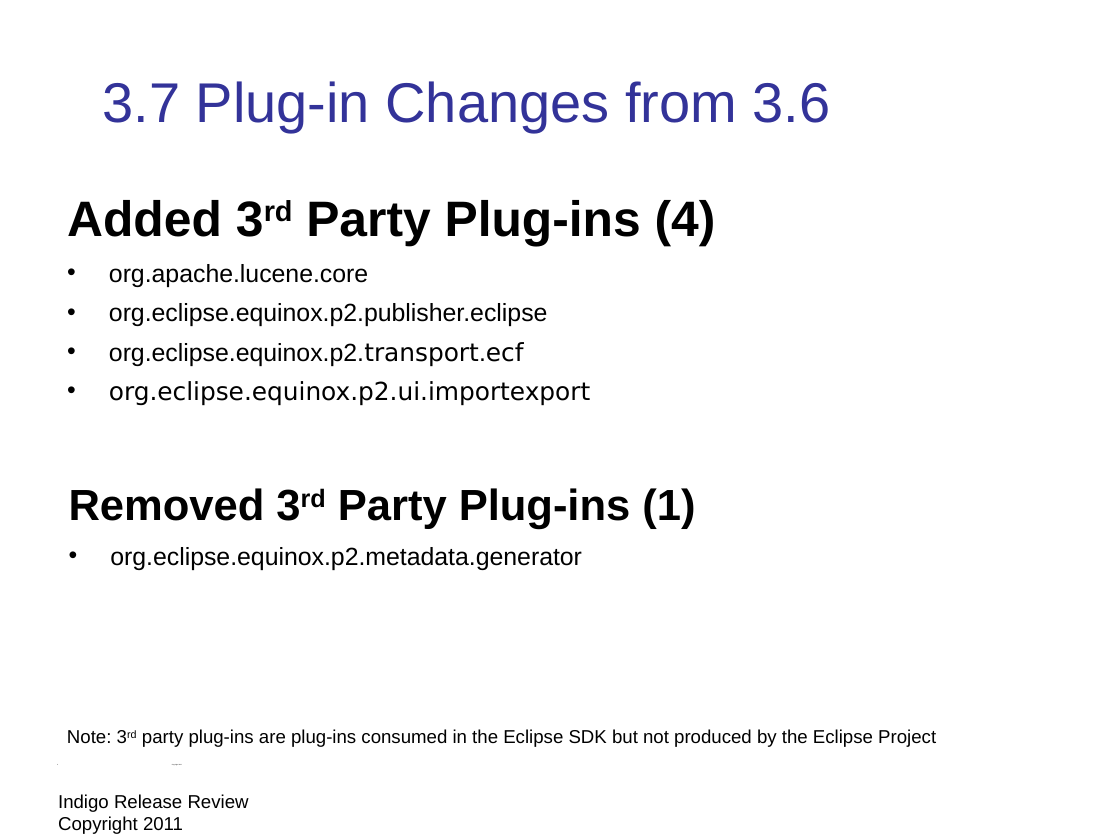
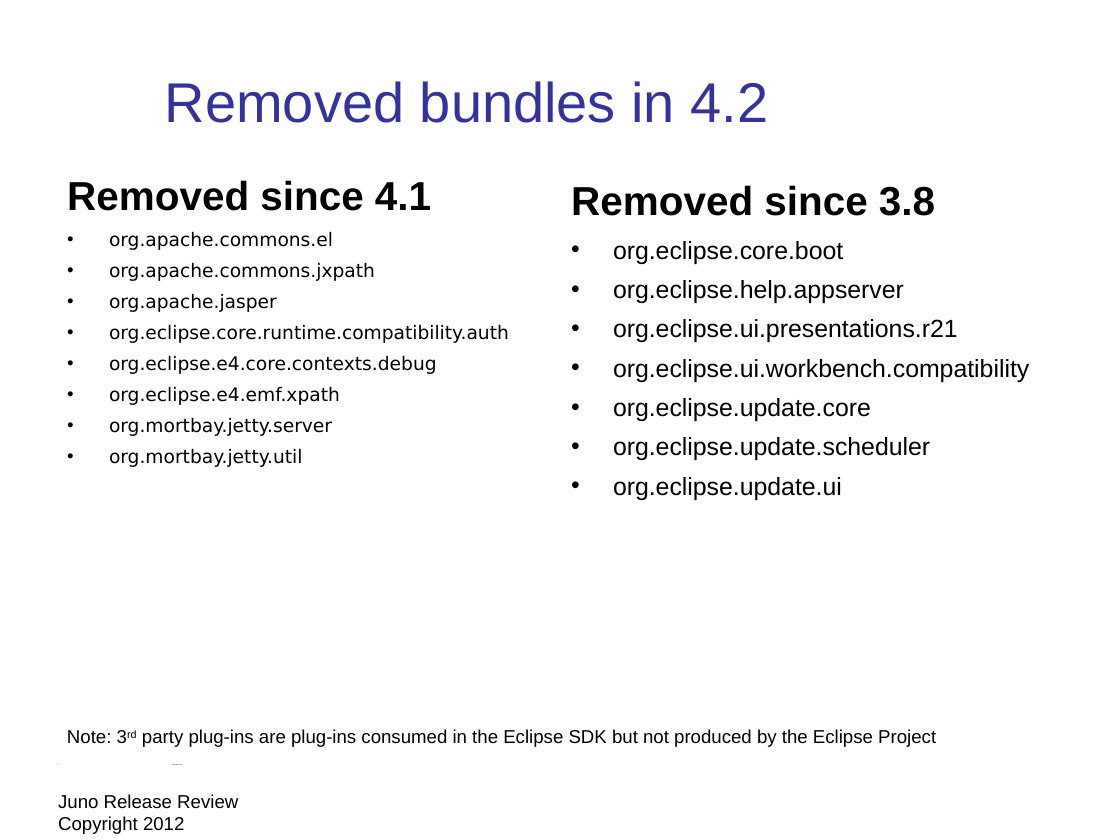
Before and after one commit to eclipse-platform/www.eclipse.org-eclipse-news, a slide deck: slide 9 of presentation/Juno-release-review/eclipse-juno-release-review.odp. Drawn at 1120x840 pixels with LibreOffice and Linux fonts; fonts in the diff are those of the drawing; background and template pictures are left out. Boxes give left, top, right and bottom in pixels: in the first picture for what was removed or moved away, otherwise in the second. Text is boxed around its words. In the diff, an @@ line names an element or a change of style, - is before the commit and + after.

Commit message:
juno release review material work in progress

```diff
--- a/presentation/Juno-release-review/eclipse-juno-release-review.odp
+++ b/presentation/Juno-release-review/eclipse-juno-release-review.odp
@@ title at (x1=165, y1=81, x2=769, y2=123): text changed @@
-3.7 Plug-in Changes from 3.6
+Removed bundles in 4.2
@@ text at (x1=67, y1=180, x2=509, y2=467): text changed; size 16 to 12 pt; font Arial to DejaVu Sans @@
-Added 3rd Party Plug-ins (4)
-• org.apache.lucene.core
-• org.eclipse.equinox.p2.publisher.eclipse
-• org.eclipse.equinox.p2.transport.ecf
-• org.eclipse.equinox.p2.ui.importexport
+Removed since 4.1
+• org.apache.commons.el
+• org.apache.commons.jxpath
+• org.apache.jasper
+• org.eclipse.core.runtime.compatibility.auth
+• org.eclipse.e4.core.contexts.debug
+• org.eclipse.e4.emf.xpath
+• org.mortbay.jetty.server
+• org.mortbay.jetty.util
@@ text at (x1=571, y1=185, x2=1029, y2=500): text changed @@
-Removed 3rd Party Plug-ins (1)
-• org.eclipse.equinox.p2.metadata.generator
+Removed since 3.8
+• org.eclipse.core.boot
+• org.eclipse.help.appserver
+• org.eclipse.ui.presentations.r21
+• org.eclipse.ui.workbench.compatibility
+• org.eclipse.update.core
+• org.eclipse.update.scheduler
+• org.eclipse.update.ui
@@ text at (x1=58, y1=794, x2=238, y2=834): text changed @@
-Indigo Release Review Copyright 2011
+Juno Release Review Copyright 2012
```
Also in this commit, not shown: 23 other slides changed, 4 slides added, 4 slides removed, 4 other files.
